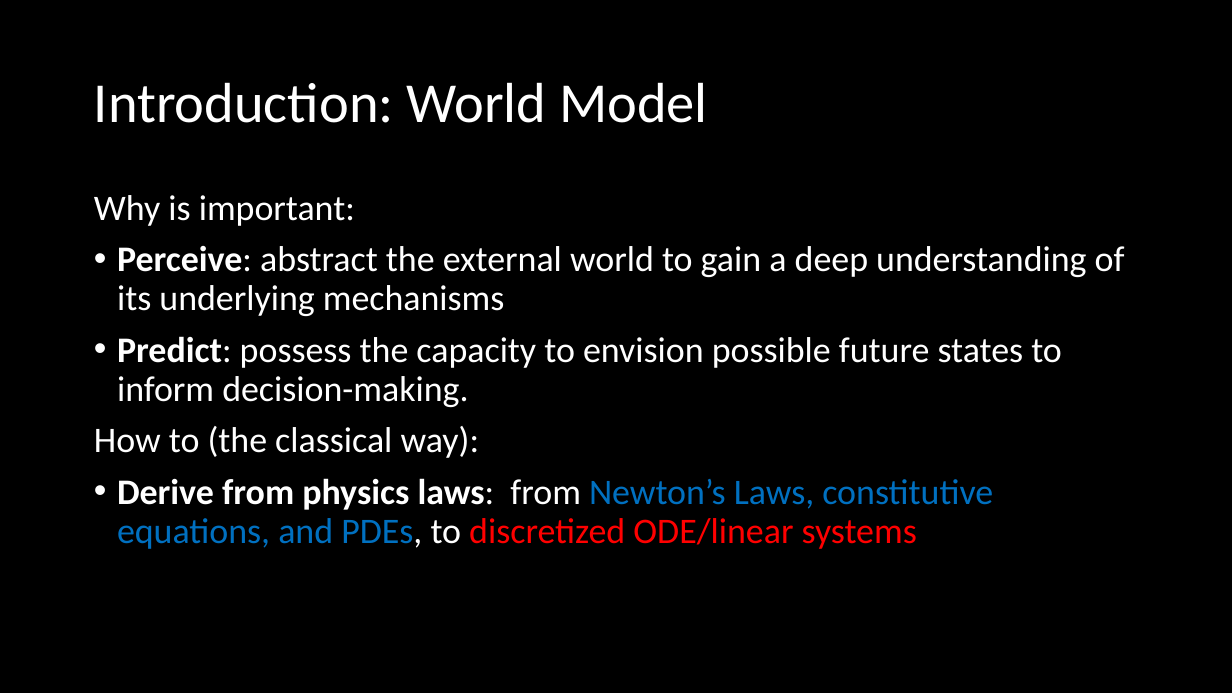
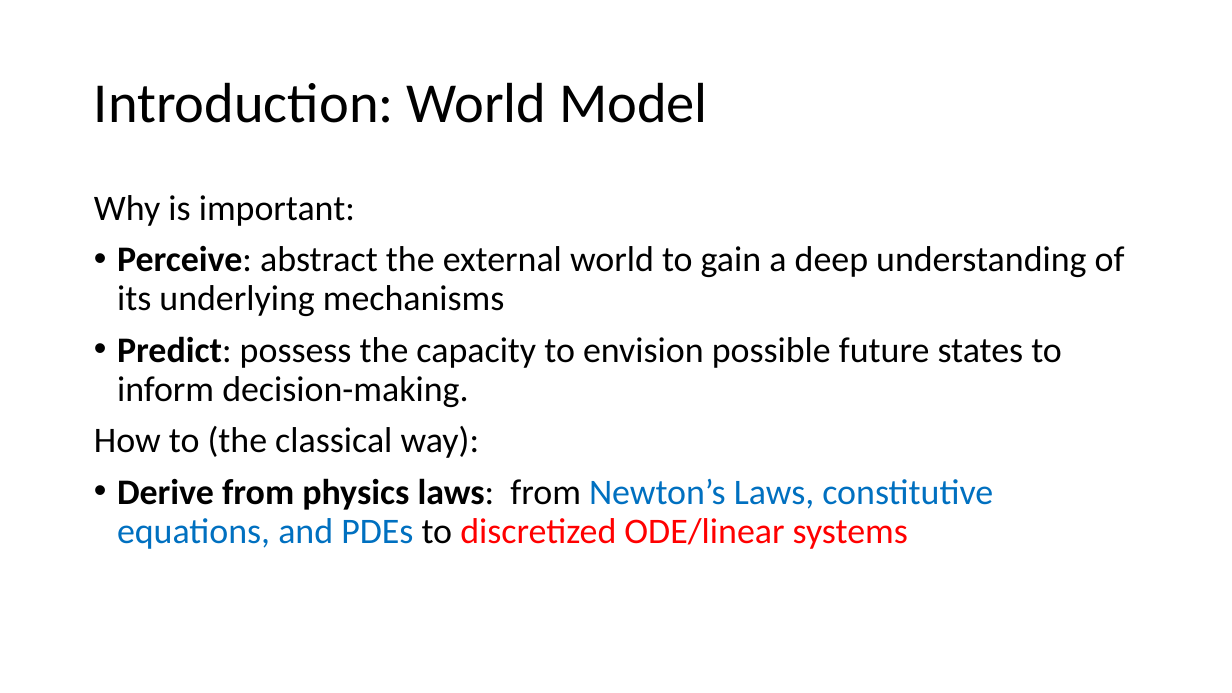
Before and after one commit to Adversarr/ai-for-sim-ustc-cg26, a slide deck: slide 3 of ai4s-cg-26.pptx. Drawn at 1232x693 pixels with LibreOffice and Linux fonts; fonts in the diff are those of the drawing. Boxes give left, top, right and bottom in pixels: in the first picture for what was removed or moved away, otherwise in the second. Text is boxed around its words. In the diff, an @@ line names an element or a change of style, - is before the commit and + after.

```diff
--- a/ai4s-cg-26.pptx
+++ b/ai4s-cg-26.pptx
@@ background #000000 to #FFFFFF @@
@@ title "Introduction: World Model" at [94, 82, 708, 123]: text colour #FFFFFF to #000000 @@
@@ text at [94, 195, 1125, 458]: text colour #FFFFFF to #000000 in "Why is important:", "Perceive: abstract the external world to gain ...", "Predict: possess the capacity to envision possible ...", "How to (the classical way):" @@
@@ text at [117, 478, 993, 549]: text changed @@
-• Derive from physics laws: from Newton’s Laws, constitutive equations, and PDEs, to discretized ODE/linear systems
+• Derive from physics laws: from Newton’s Laws, constitutive equations, and PDEs to discretized ODE/linear systems
```
Also in this commit, not shown: 15 other slides changed, 2 slides added, 1 slide removed, 13 other files.
